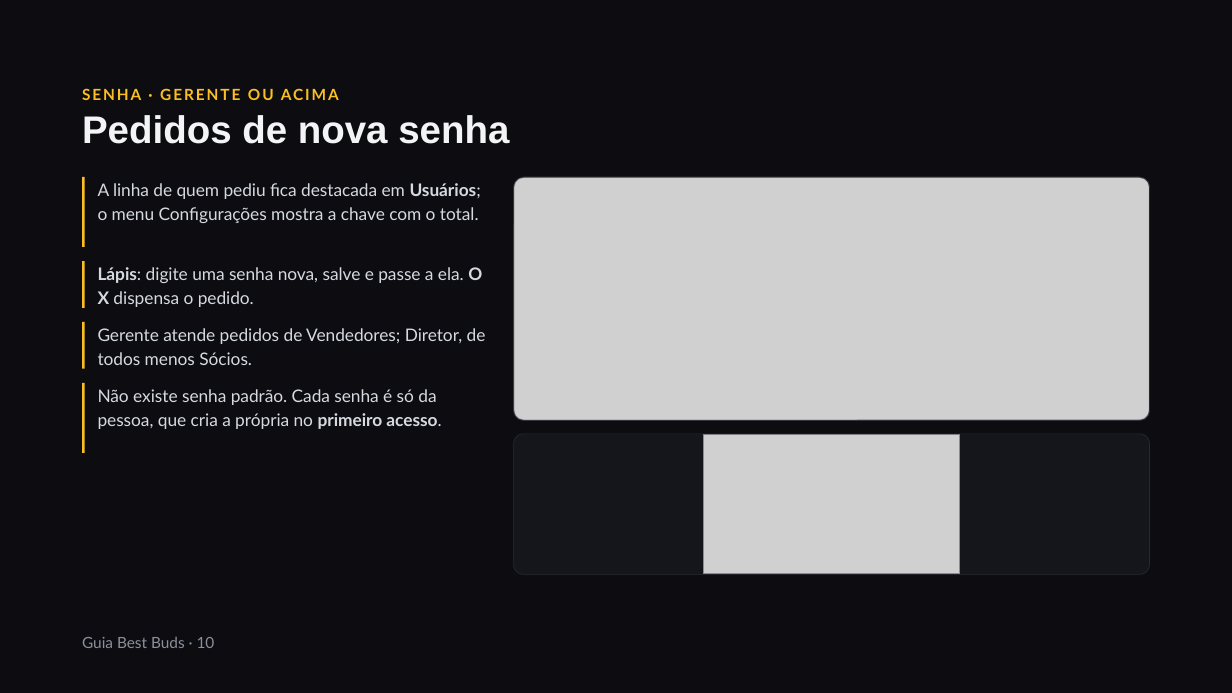
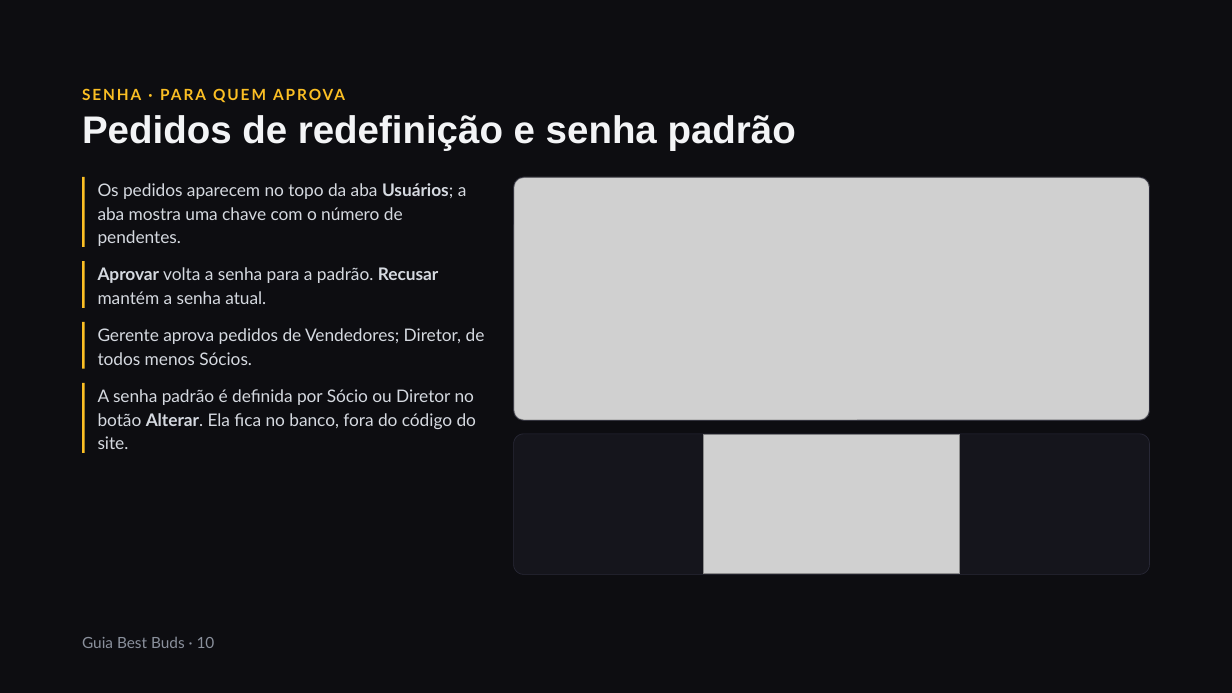
Before and after one commit to BESTBUDSOFC/BESTBUDS, a slide deck: slide 10 of docs/Guia_do_Sistema_Best_Buds.pptx. Drawn at 1232x693 pixels with LibreOffice and Linux fonts; fonts in the diff are those of the drawing; grey boxes stand for pictures. Boxes give left, top, right and bottom in pixels: in the first picture for what was removed or moved away, otherwise in the second. Text is boxed around its words. In the diff, an @@ line names an element or a change of style, - is before the commit and + after.

```diff
--- a/docs/Guia_do_Sistema_Best_Buds.pptx
+++ b/docs/Guia_do_Sistema_Best_Buds.pptx
@@ text at bbox=[82, 88, 339, 100]: text changed @@
-SENHA · GERENTE OU ACIMA
+SENHA · PARA QUEM APROVA
@@ text at bbox=[82, 115, 796, 151]: text changed @@
-Pedidos de nova senha
+Pedidos de redefinição e senha padrão
@@ text at bbox=[98, 183, 467, 246]: text changed @@
-A linha de quem pediu fica destacada em Usuários; o menu Configurações mostra a chave com o total.
+Os pedidos aparecem no topo da aba Usuários; a aba mostra uma chave com o número de pendentes.
@@ text at bbox=[98, 267, 439, 304]: text changed @@
-Lápis: digite uma senha nova, salve e passe a ela. O X dispensa o pedido.
+Aprovar volta a senha para a padrão. Recusar mantém a senha atual.
@@ text at bbox=[98, 328, 485, 365]: text changed @@
-Gerente atende pedidos de Vendedores; Diretor, de todos menos Sócios.
+Gerente aprova pedidos de Vendedores; Diretor, de todos menos Sócios.
@@ text at bbox=[98, 389, 476, 449]: text changed @@
-Não existe senha padrão. Cada senha é só da pessoa, que cria a própria no primeiro acesso.
+A senha padrão é definida por Sócio ou Diretor no botão Alterar. Ela fica no banco, fora do código do site.
```
Also in this commit, not shown: 6 other slides changed, 3 other files.
